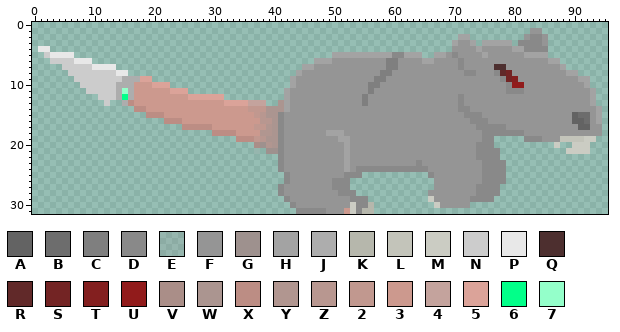
One commit to this sprite sheet: sprites/spr_ratRun/1f895323-43bc-4991-a374-5dd50a59f573.png. The picture above is the old version.
The file is 96x32 pixels. Colours within 5 levels of each other are drawn and written as one.
Palette (. is transparent): A #636363  B #6d6d6d  C #7f7f7f  D #898989  E #95959532  F #959595  G #9e918e  H #a3a3a3  J #adadad  K #b6b7ac  L #c3c4ba  M #cbccc3  N #cccccc  P #e8e8e8  Q #4d2f2f  R #612929  S #732424  T #831f1f  U #911b1b  V #aa8e88  W #ab9590  X #bc8d84  Y #b19690  Z #b89790  2 #c1988f  3 #cc998e  4 #c4a39d  5 #dba399  6 #02ff89  7 #94ffca
Pixels before (only the part around the change), first column x 0:
 0 ................................................................................................
 1 ...................................................................................FF...........
 2 .......................................................................HH.........FDDF..........
 3 ......................................................................HFFH.HHHHH.DDDDF..........
 4 .PP...................................................................FFFFHFFFFFHHDDDD..........
 5 ..NPPPP...........................................HHHHHHHHHHDDHHH..HHFDFFFFHFFFFFFHHHH..........
 6 ...NNNNPPP.....................................HHHFFFFFFFFFCCFFFFHHFFFFDFFFFFFFFFFFFFFHH........
 7 .....NNNNNPPPP...............................HHFFFFFFFFFFFFCCFFFFFFFFFFDFFFFFQQFFFFFFFFFH.......
 8 ......NNNNNNNNPP............................HFFFFFFFFFFFFFCCFFFFFFFFFFFFDDFFFDRSFFFFFFFFFHH.....
 9 .......NNNNNNNNJJJ55.......................HFFFFFFFFFFFFFCCFFFFFFFFFFFFFFFFFFFDSTFFFFFFFFFFHH...
10 ........NNNNNNJJJ333555....................HFFFFFFFFFFFFCCFFFFFFFFFFFFFFFFFFFFFDUUFFFFFFFFFFH...
11 .........NNNNNJ7J333333555................HFFFFFFFFFFFFFCFFFFFFFFFFFFFFFFFFFFFFDDDFFFFFFFFFFFH..
12 ...........NNNJ6J333333333555555..........HFFFFFFFFFFFFCFFFFFFFFFFFFFFFDFFFFFFFFFFFFFFFFFFFFFH..
13 ............N..JX3333333333333335555444..WHFFFFFFFFFFFFCFFFFFFFFFFFFFFFDFFFFFFFFFFFFFFFFFFFFFH..
14 .................XX33333333333333333222WWWHFFFFFFFFFFFFFFFFFFFFFFFFFFFFDDFFFFFFFFFFFFFFFFFFFFFH.
15 ...................XXX3333333333333332ZWWDFFFFFFFFFFFFFFFFFFFFFFFFFFFFFFDDDFFFFFFFFFFFFFFFABBFH.
16 ......................XXX3333333333333ZZWDFFFFFFFFFFFFFFFFFFFFFFFFFFFFFFFDDDFFFFFFFFFFFFFFAABFH.
17 .........................XXXXX333333322YWDFFFFFFFFFFFFFFFFFFFFFFFFFFFFFFFFDDDDDFFFFFFFFFFFFAAFF.
18 ..............................XXXX3333YYWDFFFFFFFHHHFFFFFFFFFFFFFFFFFFFFFFFDDDDDDDFFFFFFFFFFFFF.
19 ..................................XXX2ZWWDFFFFFFFFFHHFFFFFFFFFFFFFFFFFFFFFFDD.....DDDFFFLLLLMM..
20 .....................................VGYWDFFFFFFFFFFHFFFFFFFFFFFFFFFFFFFFFDDD..........M..MMM...
21 .....................................E.GGDFFFFFFFFFFHFFFFFFFFFFFFFFFFFFFFFDDDD...........MMMM...
22 .........................................DFFFFFFFFFFHFFFFFFFFFFFFFFFFFFFFFDDDD..................
23 .........................................DFFFFFFFFFFHFFFFFFFFFFFDFFFFFFFFFFDDDD.................
24 .........................................DFFFFFFFFFFHFDDDDDDDDDDDDFFFFFFFFFDDDD.................
25 ..........................................DFFFFFFFFFDDD...........DFFFFFFFFDDDD.................
26 ..........................................DFFFFFFFDDD..............FFFFFFFFDDDD.................
27 .........................................DFFFFFFFFDDD..............FFFFFFFDDDD..................
28 .........................................DFFFFFFFFFDDD............FFFFFFFFDDDD..................
29 ..........................................DFFFFFFFFFFDDD..........MFFFFFFDDDD...................
30 ...........................................DFFFFFFFFFMDDK..........MFFFFF.......................
31 ............................................DDDDDFFF3MDKK.......................................
Now the later version:
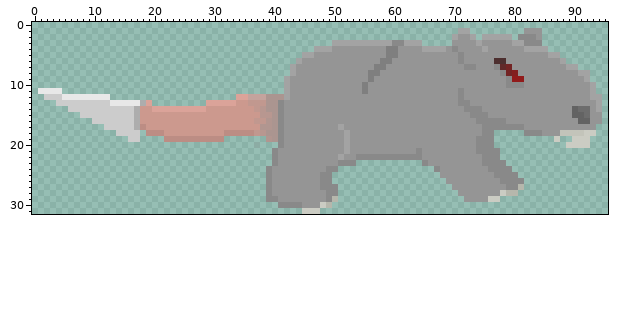
Difference:
Changed rows in their new state; - is an unchanged pixel.
first column x 1:
 1 ----------------------------------------------------------------------HH---------F------------
 2 ---------------------------------------------------------------------HFFH-HHHHH-DD-F.---------
 3 -------------------------------------------------HHHHHHHHHHDDHHH-----F--FHFFFFFHH---.---------
 4 ..--------------------------------------------HHHFFFFFFFFFCCFFFFHHHHFD---FH----FFHHHH---------
 5 -.....--------------------------------------HHFFFFFFFFFFFFCCFFFFFFFF-FD---F------FFFFHH-------
 6 --.......----------------------------------HFFFFF--------C-F----FF----------QQ-------FFH------
 7 ----.........-----------------------------HFFF----------CCFF----------FDD---DRS--------FHH----
 8 -----..........---------------------------HF-----------CCFF------------FF---FD-T--------FFHH--
 9 ------.............----------------------HF------------CFF-------------------FDUU---------F---
10 -------...............-------------------HF-----------CFF----------------------DD----------FH-
11 PPPP----.................-----------------------------CF--------------D-------FFF-------------
12 -NNNPPPPPPPP...................--55444WWW-------------F--------------------------------------H
13 ---NNNNNNNN-PPPPPJ5.........555--33222WWDF------------F----------------D--------------------FH
14 -----NNNNNNNNNNNJ3-555555555-------3-Z--DF----------------------------F-DD---------------ABB--
15 -------NNNNNNNNNJ3333---------------3-Z--------------------------------F--D---------------A--F
16 ---------NNNNNNNJ3333333------------22Y---------------------------------F--DDD-----------F-A-F
17 -----------NNNNNJX33333333333-------3Y------------H----------------------F----DDD---------FF-.
18 -------------NNNN-XXX3333333333--XXX2ZW---------FFFH------------------------.....DDD---LLLLMM.
19 ---------------NN----XXXXXXXXXX--.....Y-----------F----------------------D-------.....M..MM-.-
20 ------------------------------------E...----------------------------------------------.-M-----
21 ------------------------------------.-.DF----------------------D------------------------....--
22 ---------------------------------------DF---------HF-DDDDDDDDDDD---------F--------------------
23 ---------------------------------------DF---------DDD...........D-----------------------------
24 --------------------------------------DFF-------DD................D-------F---D---------------
25 --------------------------------------DFFF-----DD.....-----------..-------FF--DD--------------
26 --------------------------------------DFFF-----DD...--------------..------FFF-DDD-------------
27 --------------------------------------DFF------DD-..--------------...----FFFFFDDK-------------
28 --------------------------------------DFF-------DD...------------.....---FFFFMKK--------------
29 --------------------------------------DDFF------DK.....----------......-FFFMM-----------------
30 ----------------------------------------DD-D---MK.......----------......----------------------
31 -------------------------------------------.MMM.........--------------------------------------
Changed places in both pictures, as pixel boxes (x1, y1, x2, y2):
changed: (38, 28, 602, 214)
